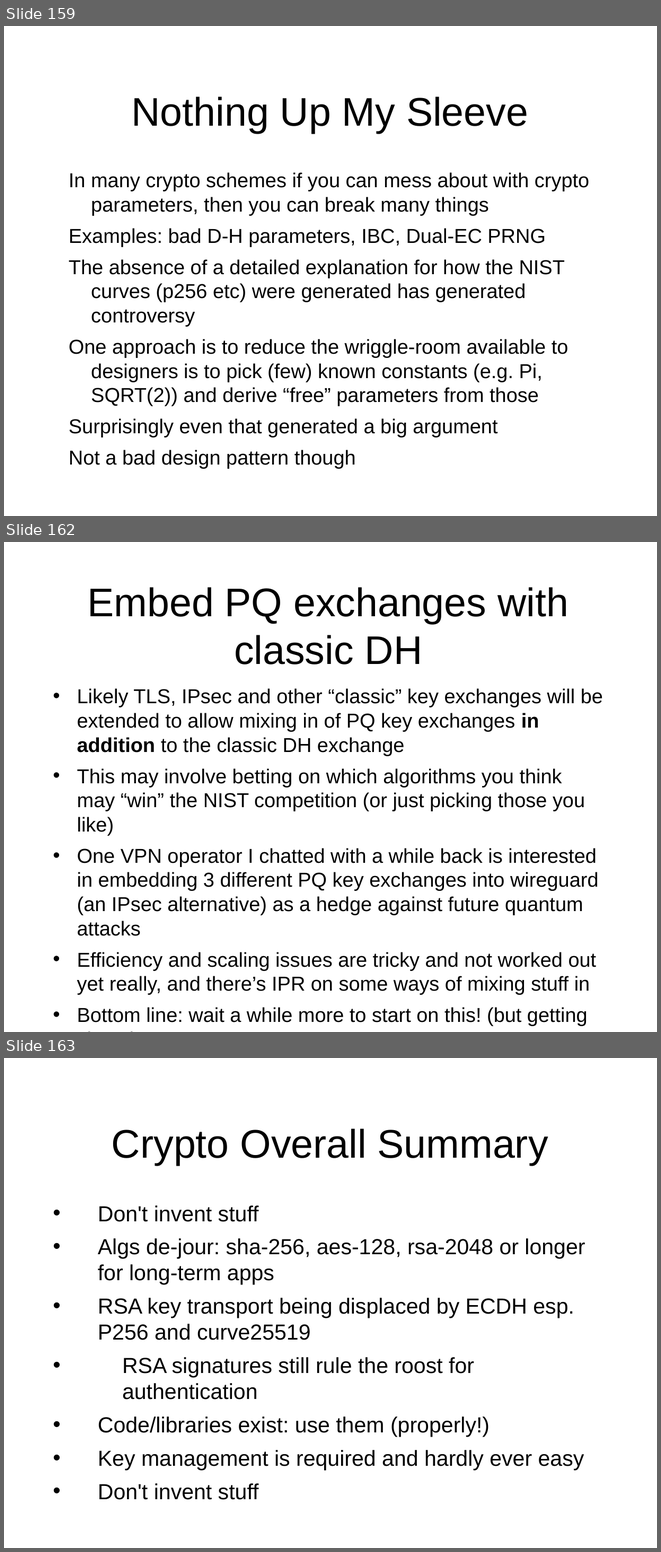
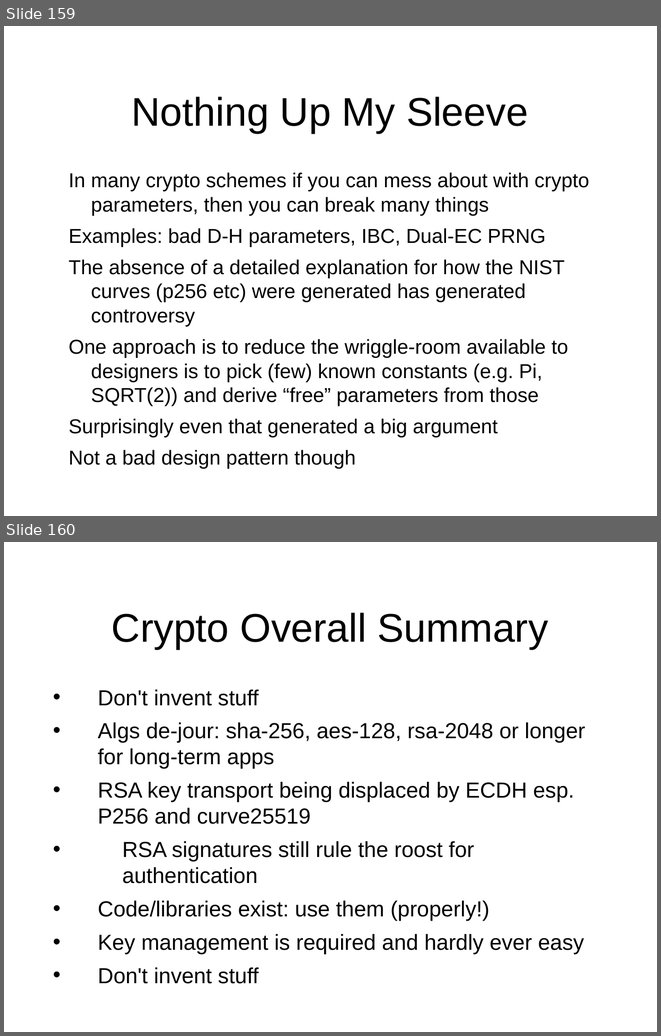
Before and after one commit to sftcd/cs7053, a slide deck: 2022lectures/04-crypto.odp. Shown one above the other, each under a label of ours: slides 159, 162 and 163 before the commit, slides 159 and 160 after it; the slides between them are not shown. The pictures are 661x1552 and 661x1036 pixels, drawn with LibreOffice and Linux fonts; fonts in the diff are those of the drawing. Boxes give left, top, right and bottom in pixels: in the first picture for what was removed or moved away, otherwise in the second. Text is boxed around its words. In the diff, an @@ line names an element or a change of style, - is before the commit and + after.

Commit message:
classic crypto done

```diff
--- a/2022lectures/04-crypto.odp
+++ b/2022lectures/04-crypto.odp
@@ slide 162 removed at [4, 542, 657, 1032], background #FFFFFF @@
@@ title removed at [88, 587, 568, 664] @@
-Embed PQ exchanges with classic DH
@@ text removed at [77, 688, 603, 1025] @@
-• Likely TLS, IPsec and other “classic” key exchanges will be extended to allow mixing in of PQ key exchanges in addition to the classic DH exchange
-• This may involve betting on which algorithms you think may “win” the NIST competition (or just picking those you like)
-• One VPN operator I chatted with a while back is interested in embedding 3 different PQ key exchanges into wireguard (an IPsec alternative) as a hedge against future quantum attacks
-• Efficiency and scaling issues are tricky and not worked out yet really, and there’s IPR on some ways of mixing stuff in
-• Bottom line: wait a while more to start on this! (but getting closer)
@@ what was slide 163 is now slide 160 @@
```
Also in this commit, not shown: 2 other slides removed, 2 other files.
